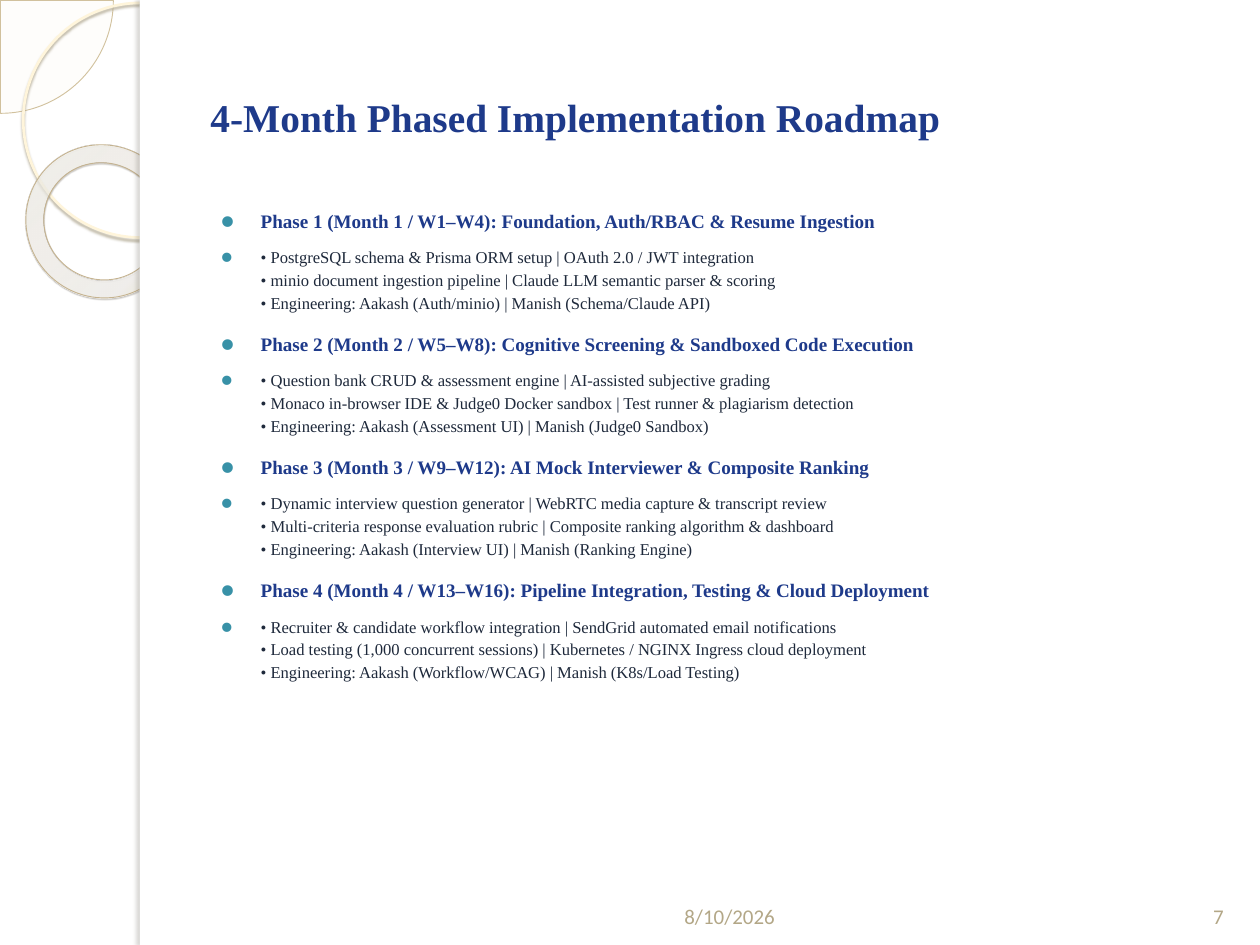
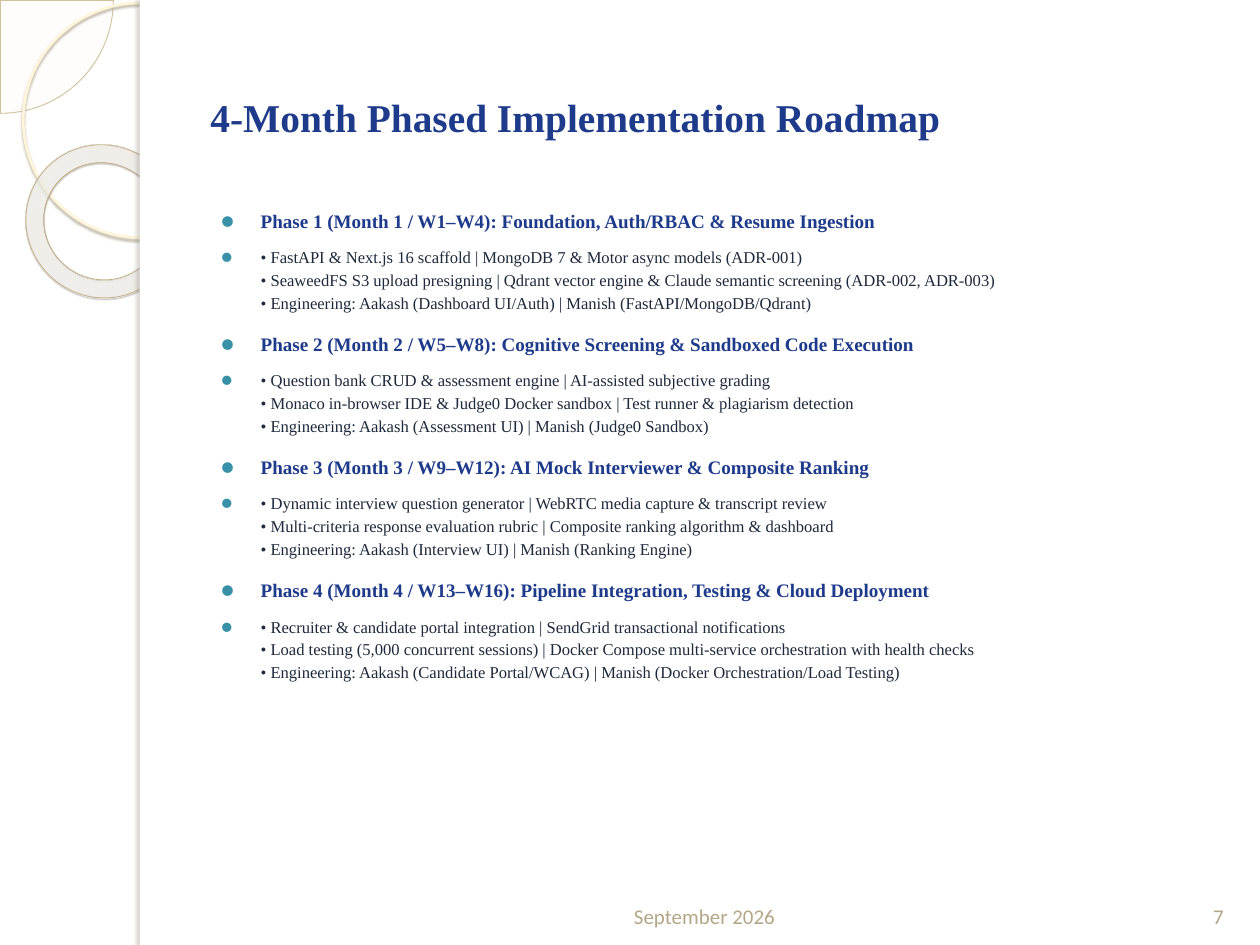
Before and after one commit to oggigachad/major-project, a slide deck: slide 7 of EvalixAI_Major_Project_Final.pptx. Drawn at 1260x945 pixels with LibreOffice and Linux fonts; fonts in the diff are those of the drawing; background and template pictures are left out. Boxes give left, top, right and bottom in pixels: in the first picture for what was removed or moved away, otherwise in the second. Text is boxed around its words. In the diff, an @@ line names an element or a change of style, - is before the commit and + after.

Commit message:
docs: align presentation slides with docs and modern asynchronous architecture

```diff
--- a/EvalixAI_Major_Project_Final.pptx
+++ b/EvalixAI_Major_Project_Final.pptx
@@ text at bbox=[271, 251, 995, 312]: text changed @@
-⚫ • PostgreSQL schema & Prisma ORM setup | OAuth 2.0 / JWT integration
-  • minio document ingestion pipeline | Claude LLM semantic parser & scoring
-  • Engineering: Aakash (Auth/minio) | Manish (Schema/Claude API)
+⚫ • FastAPI & Next.js 16 scaffold | MongoDB 7 & Motor async models (ADR-001)
+  • SeaweedFS S3 upload presigning | Qdrant vector engine & Claude semantic screening (ADR-002, ADR-003)
+  • Engineering: Aakash (Dashboard UI/Auth) | Manish (FastAPI/MongoDB/Qdrant)
@@ text at bbox=[271, 621, 974, 682]: text changed @@
-⚫ • Recruiter & candidate workflow integration | SendGrid automated email notifications
-  • Load testing (1,000 concurrent sessions) | Kubernetes / NGINX Ingress cloud deployment
-  • Engineering: Aakash (Workflow/WCAG) | Manish (K8s/Load Testing)
+⚫ • Recruiter & candidate portal integration | SendGrid transactional notifications
+  • Load testing (5,000 concurrent sessions) | Docker Compose multi-service orchestration with health checks
+  • Engineering: Aakash (Candidate Portal/WCAG) | Manish (Docker Orchestration/Load Testing)
@@ text at bbox=[634, 909, 774, 928]: text changed @@
-8/10/2026
+September 2026
```
Also in this commit, not shown: 8 other slides changed.
